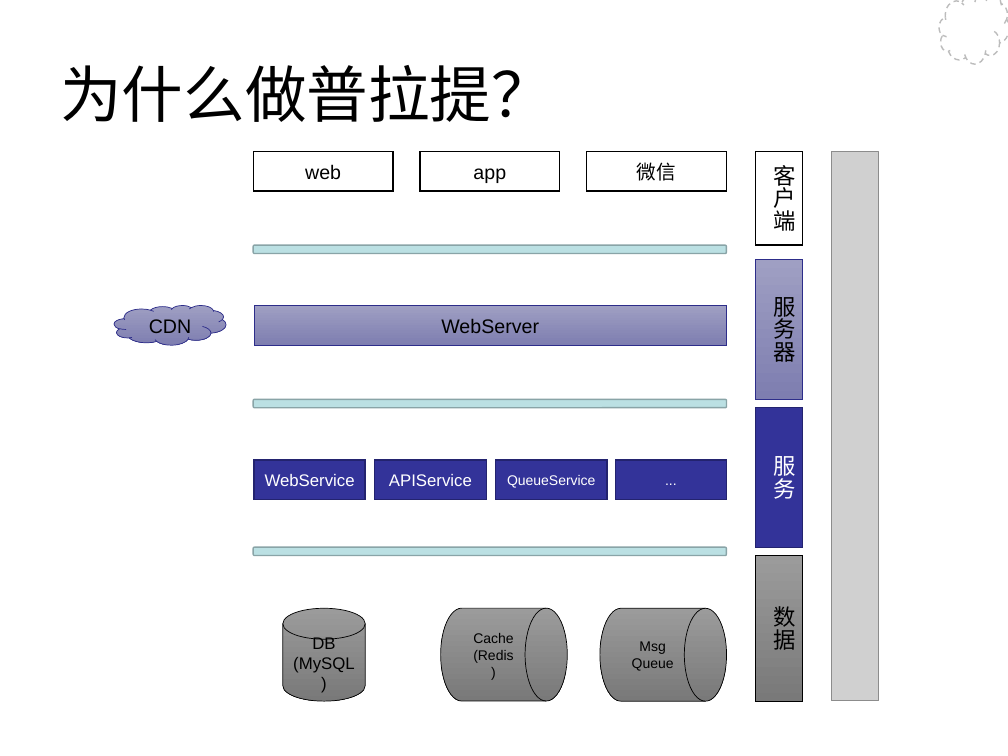
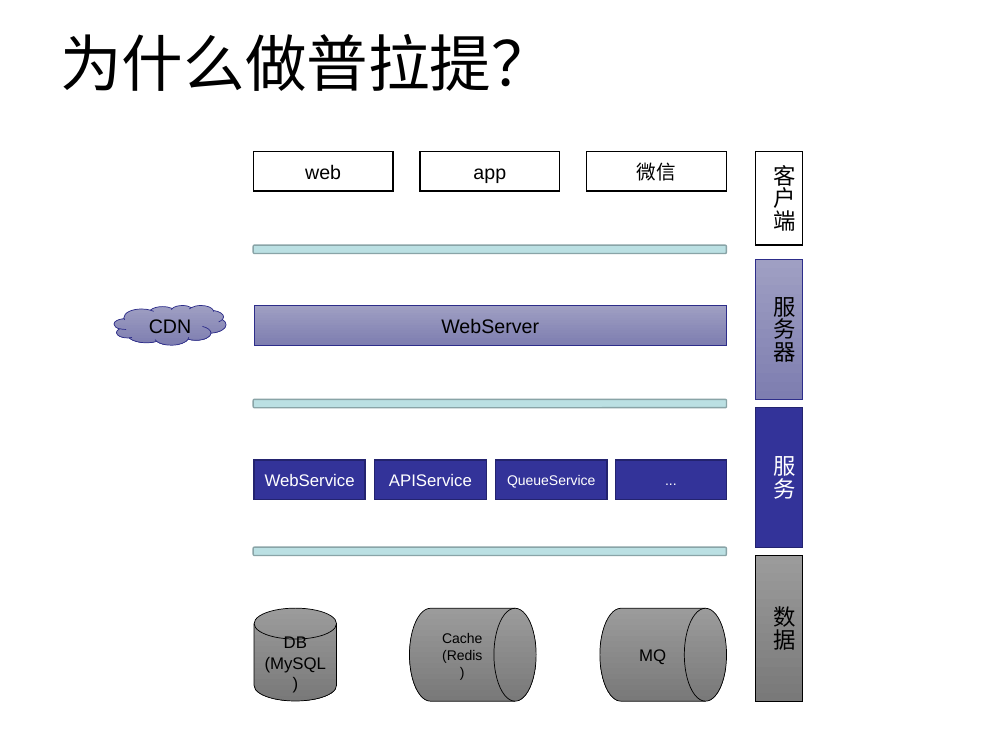
Before and after one commit to Wang-Ray/notes, a slide deck: slide 3 of Architect.ppt. Drawn at 1008x756 pixels with LibreOffice and Linux fonts; fonts in the diff are those of the drawing; grey boxes stand for pictures; background and template pictures are left out. Boxes give left, top, right and bottom in pixels: in the first picture for what was removed or moved away, otherwise in the second. Text is boxed around its words. In the diff, an @@ line names an element or a change of style, - is before the commit and + after.

```diff
--- a/Architect.ppt
+++ b/Architect.ppt
@@ title "为什么做普拉提？": place and size @@
-title "为什么做普拉提？" at (60,65,553,122)
+title "为什么做普拉提？" at (60,34,553,91)
@@ freeform shape removed at (939,0,1008,65) @@
@@ picture removed at (832,151,879,701) @@
@@ cylinder "DB (MySQL)": place and size @@
-cylinder "DB (MySQL)" at (283,608,366,701)
+cylinder "DB (MySQL)" at (254,608,337,701)
@@ flow chart magnetic drum "Cache (Redis)": place and size @@
-flow chart magnetic drum "Cache (Redis)" at (440,608,568,701)
+flow chart magnetic drum "Cache (Redis)" at (409,608,536,701)
@@ text in flow chart magnetic drum at (639,649,666,664): text changed; size 10 to 12 pt @@
-Msg
-Queue
+MQ
```
Also in this commit, not shown: 28 other slides changed, 1 slide added, 1 slide removed, 2 other files.
